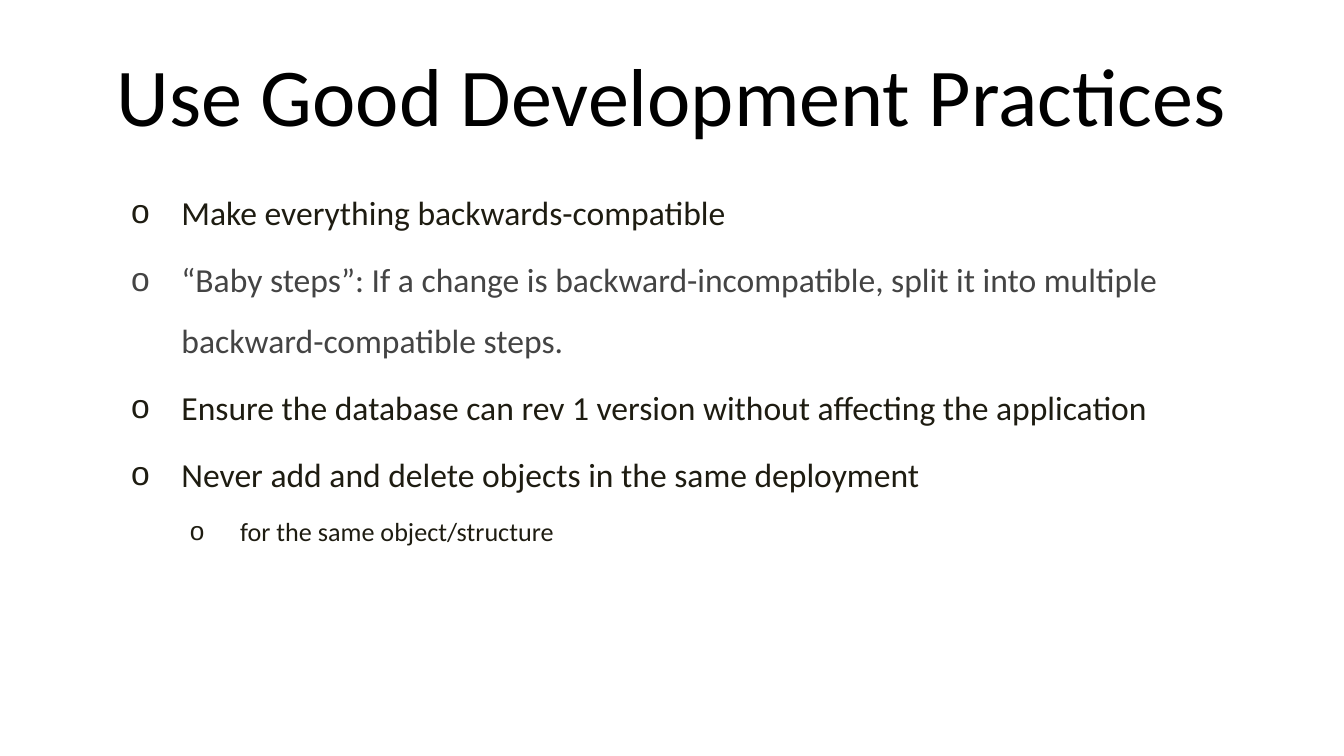
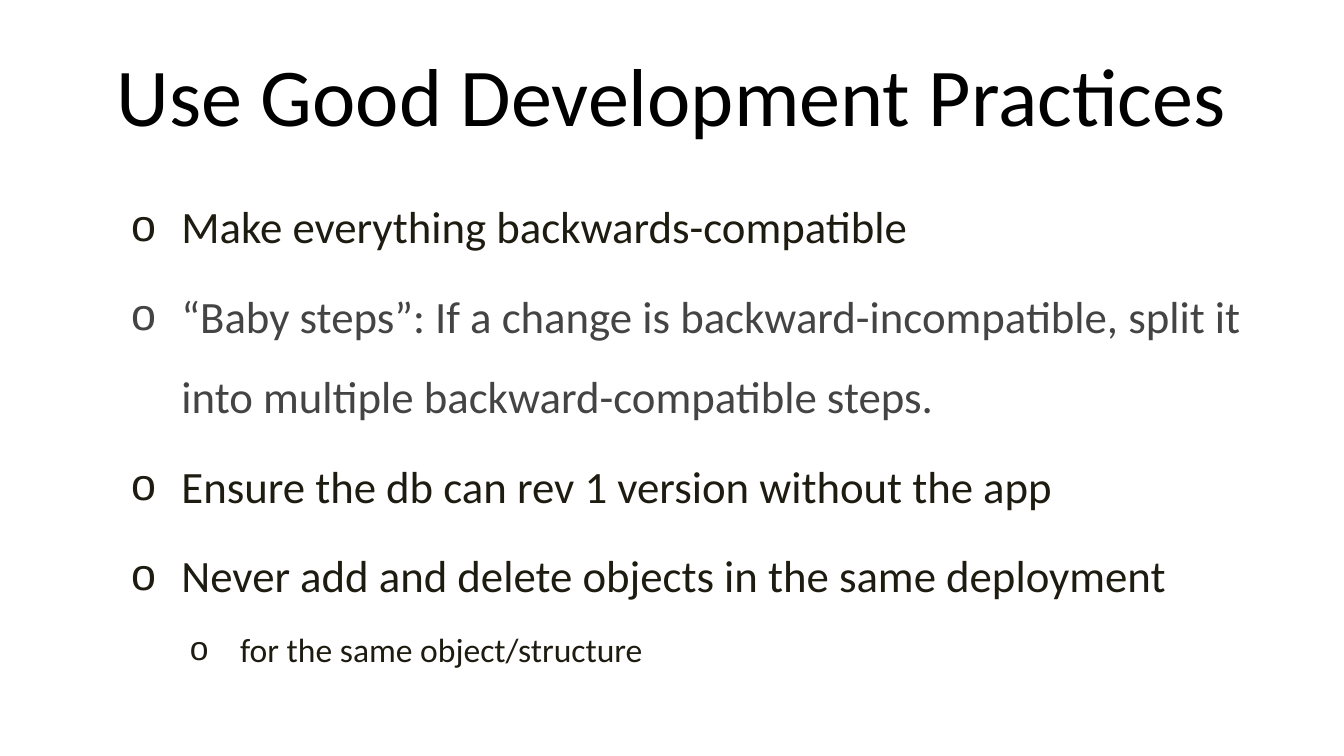
Before and after one commit to way0utwest/ZeroDowntime, a slide deck: slide 9 of VSLive_LasVegas2023_W19_ArchitectZeroDowntime.pptx. Drawn at 1344x756 pixels with LibreOffice and Linux fonts; fonts in the diff are those of the drawing; background and template pictures are left out. Boxes give left, top, right and bottom in pixels: in the first picture for what was removed or moved away, otherwise in the second. Text is boxed around its words. In the diff, an @@ line names an element or a change of style, - is before the commit and + after.

Commit message:
Updated slides with better fonts

```diff
--- a/VSLive_LasVegas2023_W19_ArchitectZeroDowntime.pptx
+++ b/VSLive_LasVegas2023_W19_ArchitectZeroDowntime.pptx
@@ text at box(181, 212, 1240, 668): size 18 to 24 pt in "Make everything backwards-compatible", "“Baby steps”: If a change is backward-incompatible, ...", "Never add and delete objects in the ..."; size 14 to 18 pt in "for the same object/structure"; more space between paragraphs @@
@@ text at box(181, 472, 1051, 511): text changed; size 18 to 24 pt @@
-  o Ensure the database can rev 1 version without affecting the application
+  o Ensure the db can rev 1 version without the app
```
Also in this commit, not shown: 10 other slides changed, 1 slide added.
